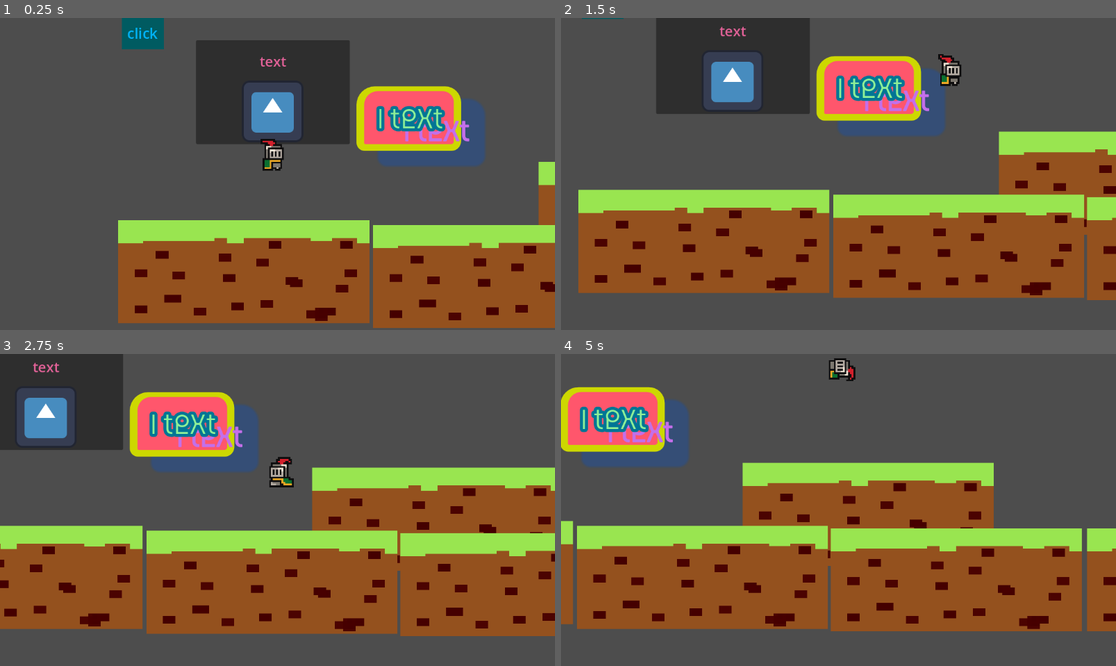
Above: before the commit, frames 1-4 (two rows, left to right).
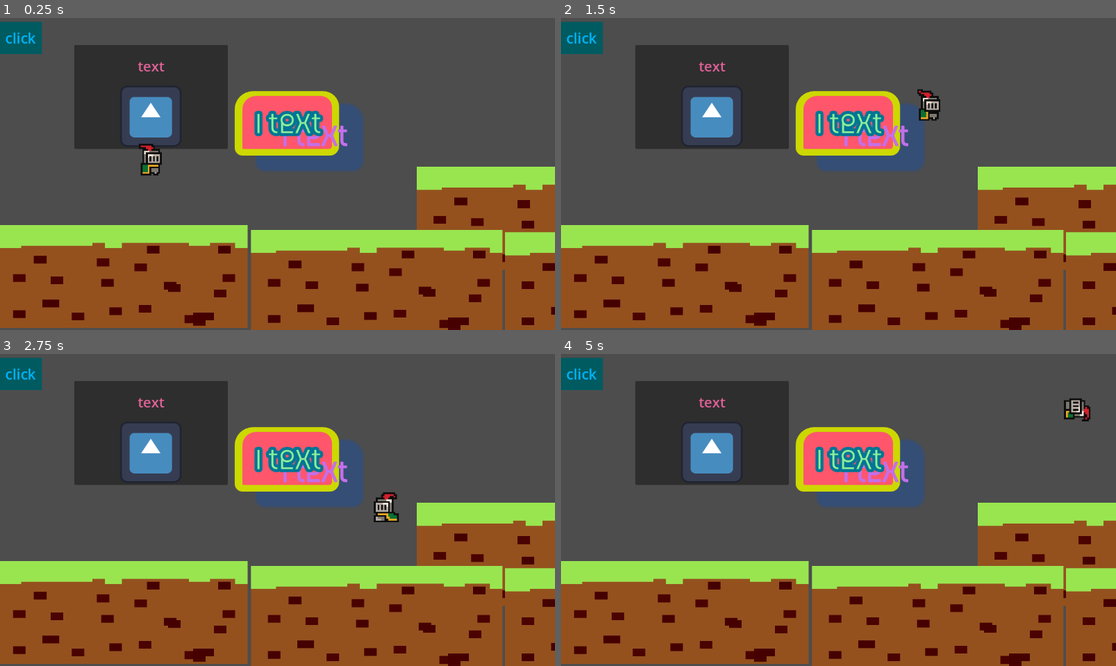
Above: after the commit, the same moments.

Repository: andreyka101/maxim_godot
Game: Godot game, scene res://level_1_2d.tscn
Same seed, same stepped clock (60 frames per second), same inputs: the game is played once before the commit and once after it. The engine's default icon, where the game draws it, is replaced by a stand-in: a white triangle on a blue panel in a dark square.
Inputs:
- Up to frame 1 (0.25 s): no input
- Up to frame 2 (1.5 s): hold T (key_teleport_t) 0.53-1.28 s; hold Right (key_right) from 0.53 s (still down); tap Space (key_up) at 0.77 s; tap T (key_teleport_t) at 1.35 s
- Up to frame 3 (2.75 s): tap Space (key_up) at 1.52 s; release Right (key_right) at 2.03 s; hold A (key_left) from 2.03 s (still down); hold T (key_teleport_t) from 2.03 s (still down)
- Up to frame 4 (5 s): release A (key_left) at 2.78 s; release T (key_teleport_t) at 2.78 s; hold Right (key_right) 2.78-4.28 s; tap T (key_teleport_t) at 2.85, 4.35 s; tap Space (key_up) at 3.02, 3.77, 4.52 s; hold T (key_teleport_t) 3.53-4.28 s; hold A (key_left) from 4.28 s (still down)

The runs differ from the first frame. In frame 1, 42% of the frame differs, in the area x 0-100%, y 0-100%; in frame 2, 53%; in frame 3, 54%; in frame 4, 57%, in the area x 0-100%, y 1-100%.

Commit message:
wfwffwwf

Diff:
--- a/player_2d.tscn
+++ b/player_2d.tscn
@@ -303,19 +303,3 @@
 autoplay = "idel"
 frame = 7
 frame_progress = 1.0
-
-[node name="Camera2D" type="Camera2D" parent="."]
-position = Vector2(13, 116)
-ignore_rotation = false
-position_smoothing_enabled = true
-position_smoothing_speed = 62.0
-rotation_smoothing_enabled = true
-rotation_smoothing_speed = 13.0
-drag_horizontal_enabled = true
-drag_vertical_enabled = true
-drag_left_margin = 0.24
-drag_top_margin = 0.6
-drag_right_margin = 0.42
-drag_bottom_margin = 0.34
-editor_draw_limits = true
-editor_draw_drag_margin = true
